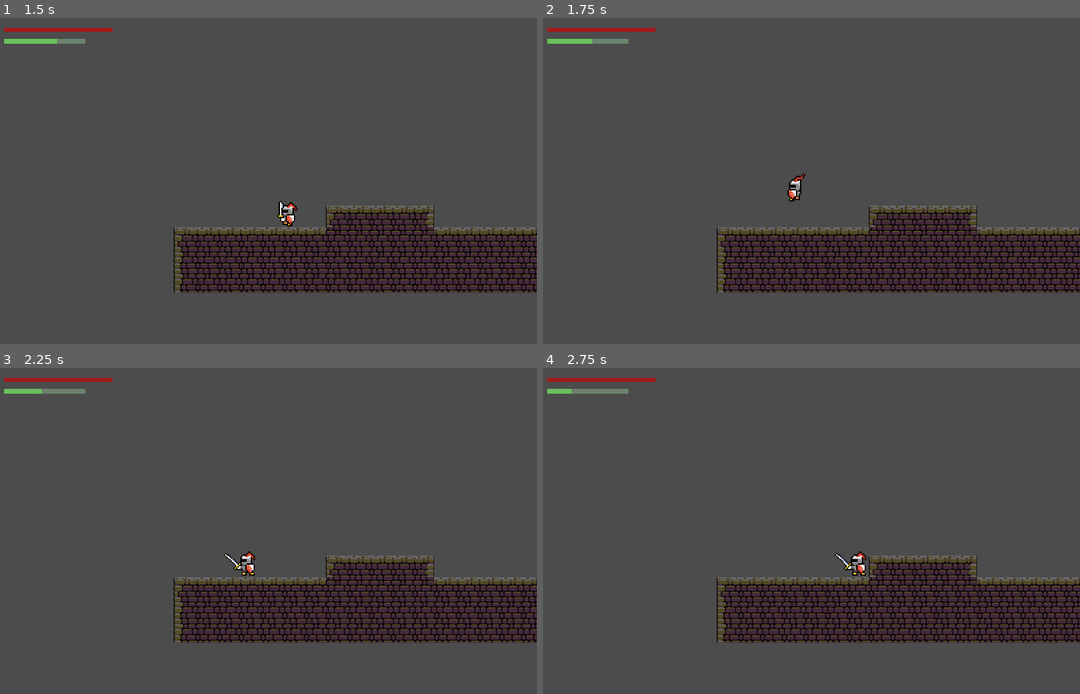
Above: before the commit, frames 1-4 (two rows, left to right).
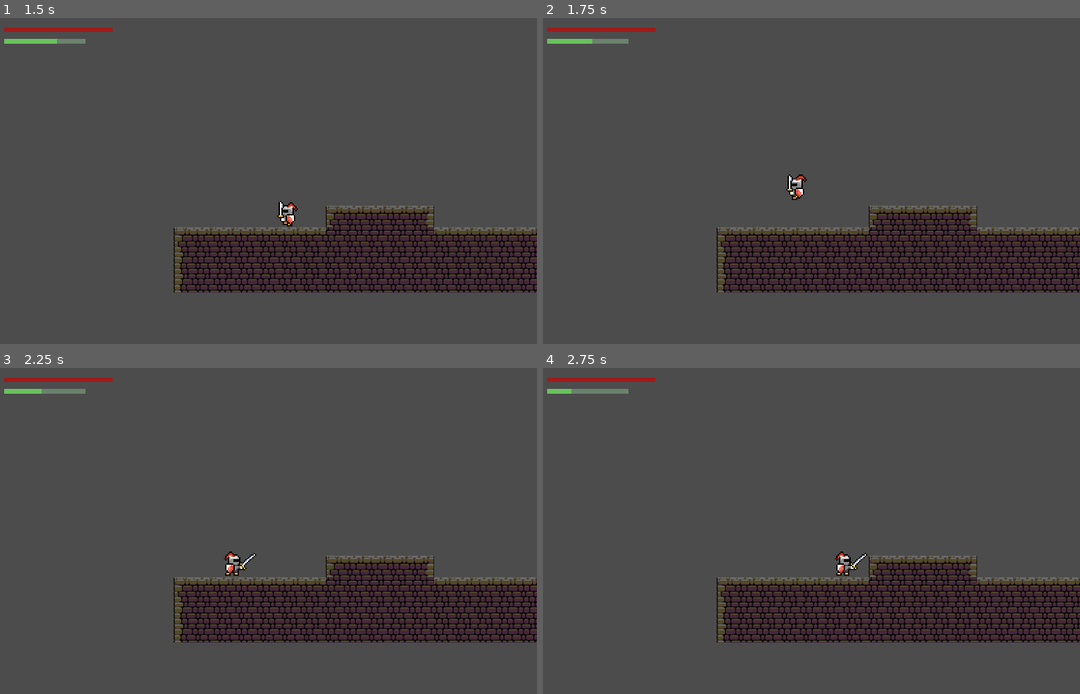
Above: after the commit, the same moments.

Repository: dim35/CEN3031-Project
Game: Godot game, scene res://environment_scenes/World.tscn
Two runs of this game, one before a commit and one after it. Both use one fixed random seed, a clock stepped at 60 frames per second and the inputs below. This scene is started directly instead of the project's main scene.
Inputs:
- Up to frame 1 (1.5 s): hold D (move_right) 0.53-1.28 s; hold X (attack) 0.53-1.28 s; tap Up (jump) at 0.77 s; hold A (move_left) from 1.28 s (still down); tap X (attack) at 1.35 s
- Up to frame 2 (1.75 s): keep holding A (move_left); tap Up (jump) at 1.52 s
- Up to frame 3 (2.25 s): release A (move_left) at 2.03 s; hold D (move_right) from 2.03 s (still down); hold X (attack) from 2.03 s (still down)
- Up to frame 4 (2.75 s): keep holding D (move_right); keep holding X (attack)

Frame 1 is identical in both runs. In frame 2, 0.2% of the frame differs, in the area x 45-50%, y 47-57%; in frame 3, 0.3%, in the area x 41-48%, y 56-64%; in frame 4, 0.3%.

Commit message:
Player falling animation fixes

Diff:
--- a/entity_scenes/Player.gd
+++ b/entity_scenes/Player.gd
@@ -20,17 +20,19 @@
 
 	._physics_process(delta)
 
-	# TODO add "and stamina > 0" condition
+	# TODO add back the "and stamina > 0" condition
 
 	# Player is moving left
 	if Input.is_action_pressed("move_left"):
 		velocity.x = -speed
 		stamina -= 0.3
+		$Animations.flip_h = velocity.x < 0
 
 	# Player is moving right
 	if Input.is_action_pressed("move_right"):
 		velocity.x = speed
 		stamina -= 0.3
+		$Animations.flip_h = velocity.x < 0
 
 	# Player is jumping
 	if Input.is_action_just_pressed("jump"):
@@ -43,11 +45,11 @@
 		update_state("attacking")
 		stamina -= 0.5
 
-	# Walking
-	elif velocity.x != 0:
+	# Player is walking
+	elif velocity.x != 0 and is_on_floor():
 		update_state("walking")
-		$Animations.flip_h = velocity.x < 0
 
+	# Player is falling
 	elif !is_on_floor():
 		update_state("falling")
 
@@ -59,7 +61,6 @@
 
 
 
-
 	# Play whatever animation was set
 	$Animations.play()
 
